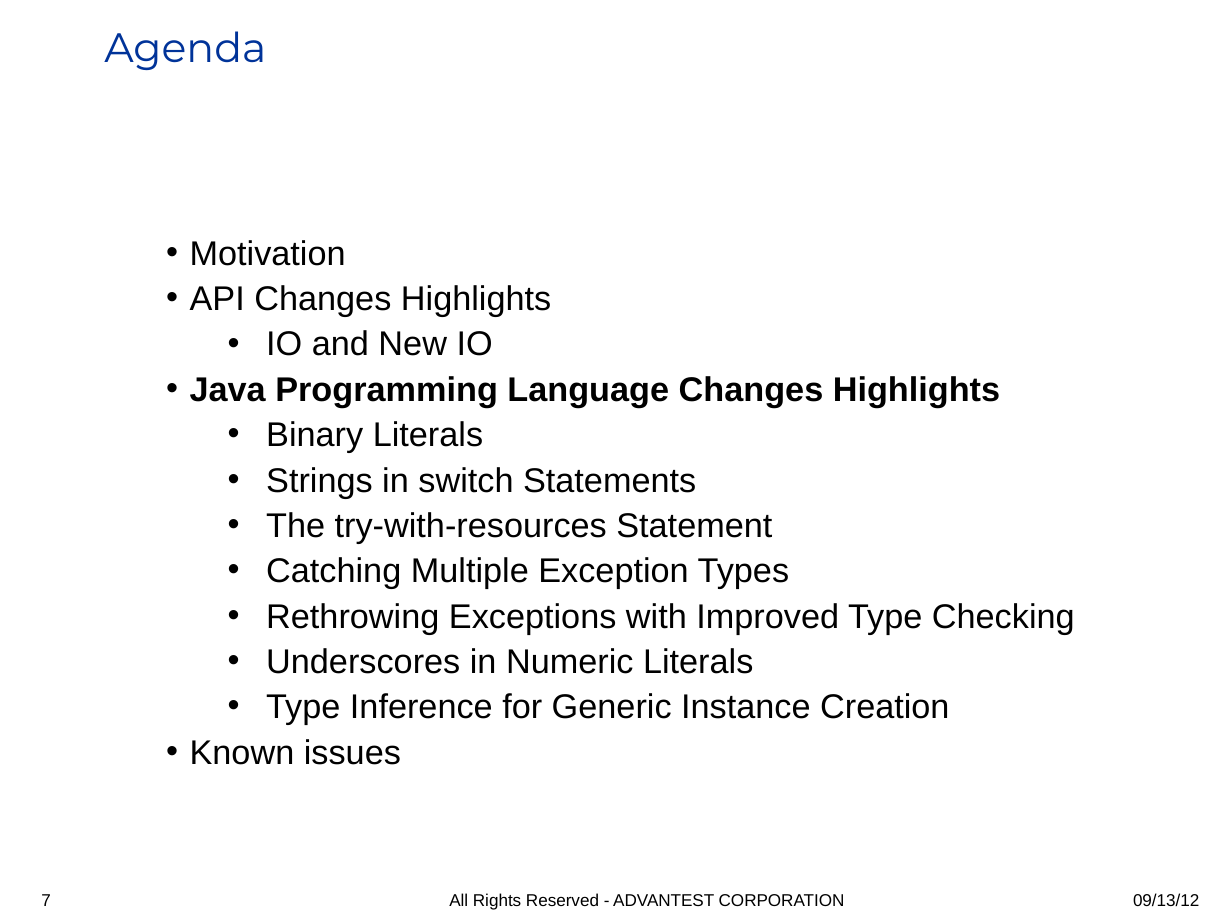
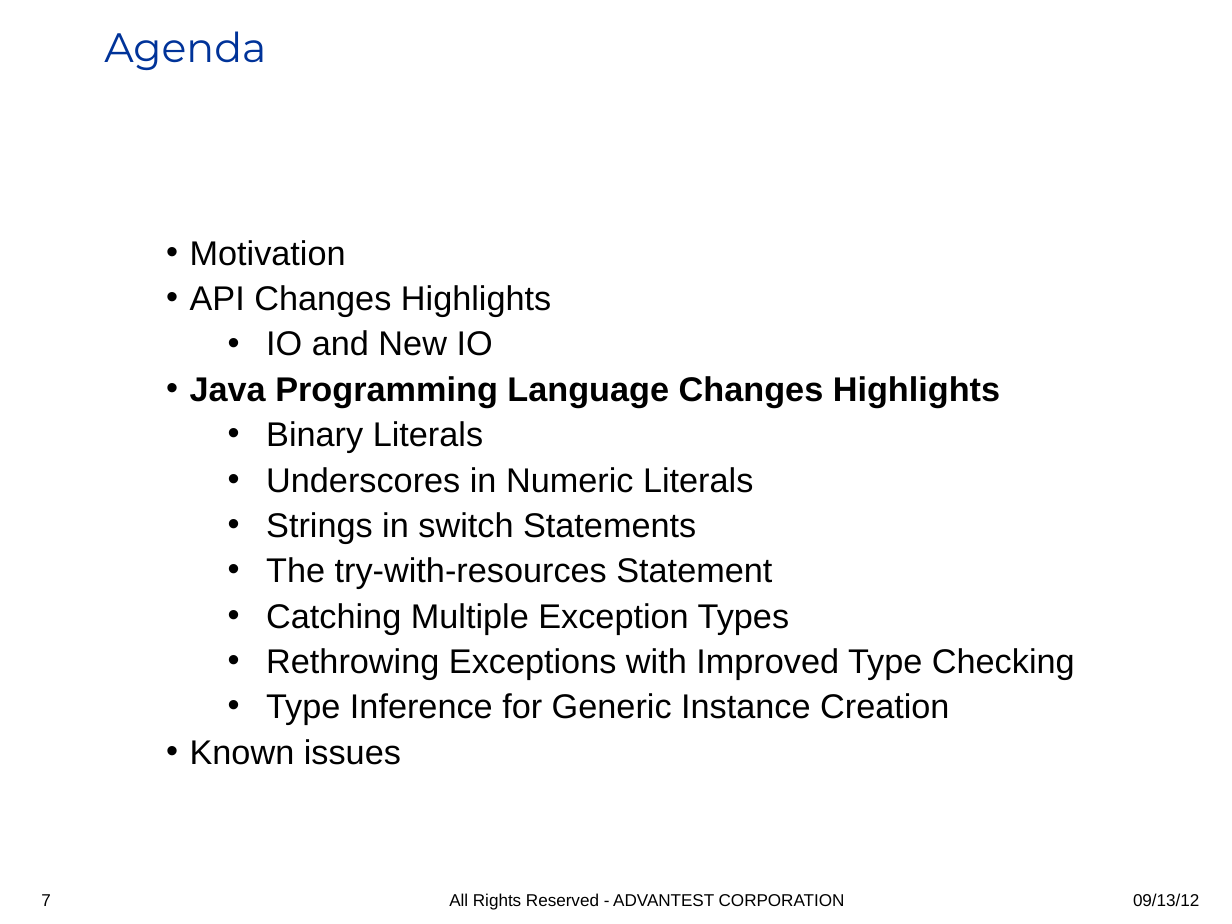
Before and after one commit to iloveeclipse/java7examples, a slide deck: slide 7 of doc/Java7_highlights.ppt. Drawn at 1232x924 pixels with LibreOffice and Linux fonts; fonts in the diff are those of the drawing; background and template pictures are left out. Boxes give left, top, right and bottom in pixels: in the first picture for what was removed or moved away, otherwise in the second. Text is boxed around its words. In the diff, an @@ line names an element or a change of style, - is before the commit and + after.

```diff
--- a/doc/Java7_highlights.ppt
+++ b/doc/Java7_highlights.ppt
@@ text at [266, 467, 753, 493]: paragraph added @@
+  • Underscores in Numeric Literals
@@ text at [266, 648, 753, 674]: paragraph removed @@
-  • Underscores in Numeric Literals
```
Also in this commit, not shown: 5 other slides changed, 2 slides added, 1 slide removed, 1 other file.
